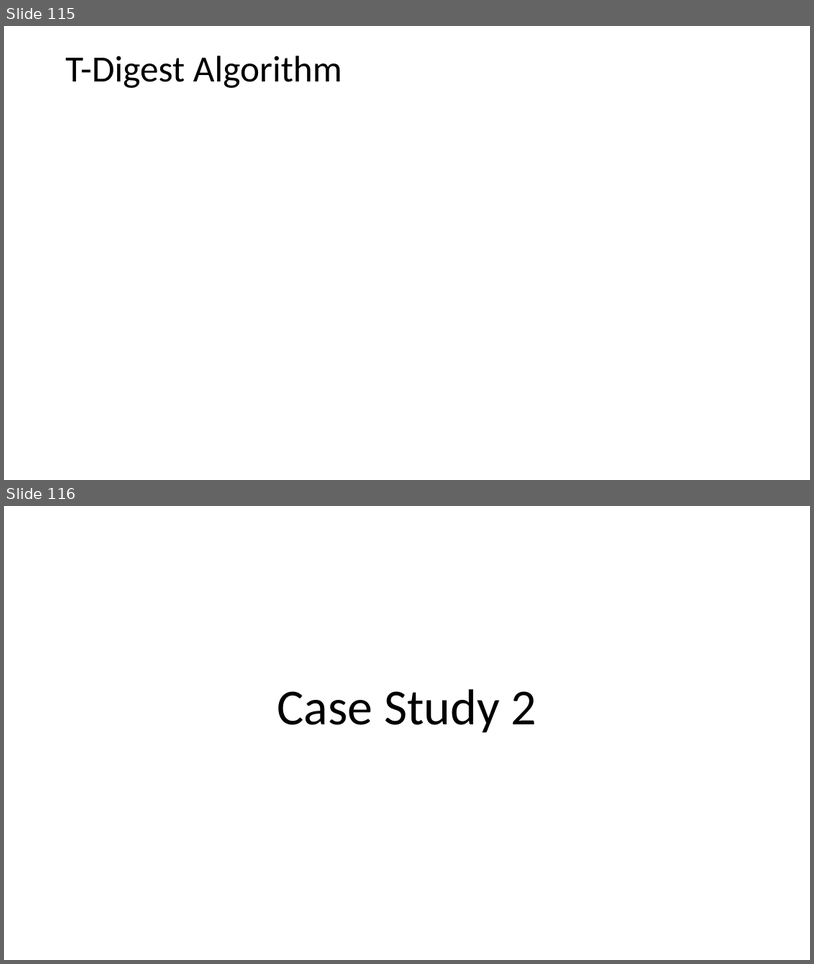
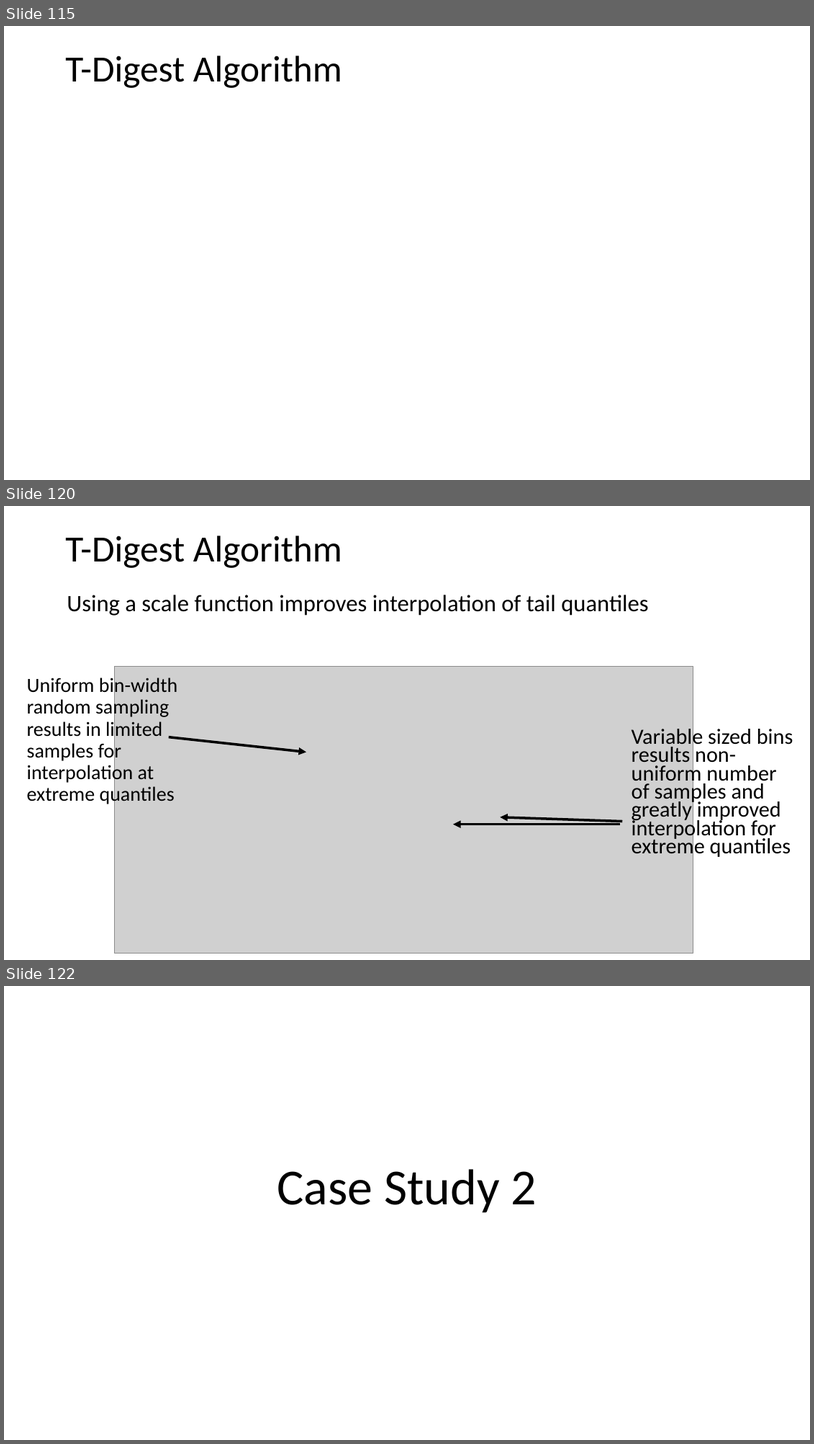
Before and after one commit to harelgabainew/school1, a slide deck: slides/2_StreamingAnalytics.pptx. Shown one above the other, each under a label of ours: slides 115 and 116 before the commit, slides 115, 120 and 122 after it; the slides between them are not shown. The pictures are 814x964 and 814x1444 pixels, drawn with LibreOffice and Linux fonts; fonts in the diff are those of the drawing; grey boxes stand for pictures. Boxes give left, top, right and bottom in pixels: in the first picture for what was removed or moved away, otherwise in the second. Text is boxed around its words. In the diff, an @@ line names an element or a change of style, - is before the commit and + after.

```diff
--- a/slides/2_StreamingAnalytics.pptx
+++ b/slides/2_StreamingAnalytics.pptx
@@ slide 120 added at bbox=[4, 506, 810, 960], background #FFFFFF @@
@@ text added at bbox=[65, 536, 342, 568], 44 pt, text #000000 @@
+T-Digest Algorithm
@@ text added at bbox=[67, 595, 648, 615], 28 pt, text #000000 @@
+Using a scale function improves interpolation of tail quantiles
@@ text added at bbox=[27, 675, 178, 806], 24 pt, text #000000 @@
+Uniform bin-width random sampling results in limited samples for interpolation at extreme quantiles
@@ picture added at bbox=[114, 667, 694, 953] @@
@@ arrow added from (169, 737) to (306, 752), #000000 3 pt @@
@@ text added at bbox=[632, 726, 793, 859], 25.9 pt, text #000000 @@
+Variable sized bins results non-uniform number of samples and greatly improved interpolation for extreme quantiles
@@ arrow added from (620, 824) to (453, 824), #000000 3 pt @@
@@ arrow added from (623, 821) to (501, 817), #000000 3 pt @@
@@ what was slide 116 is now slide 122 @@
```
Also in this commit, not shown: 5 other slides added.
